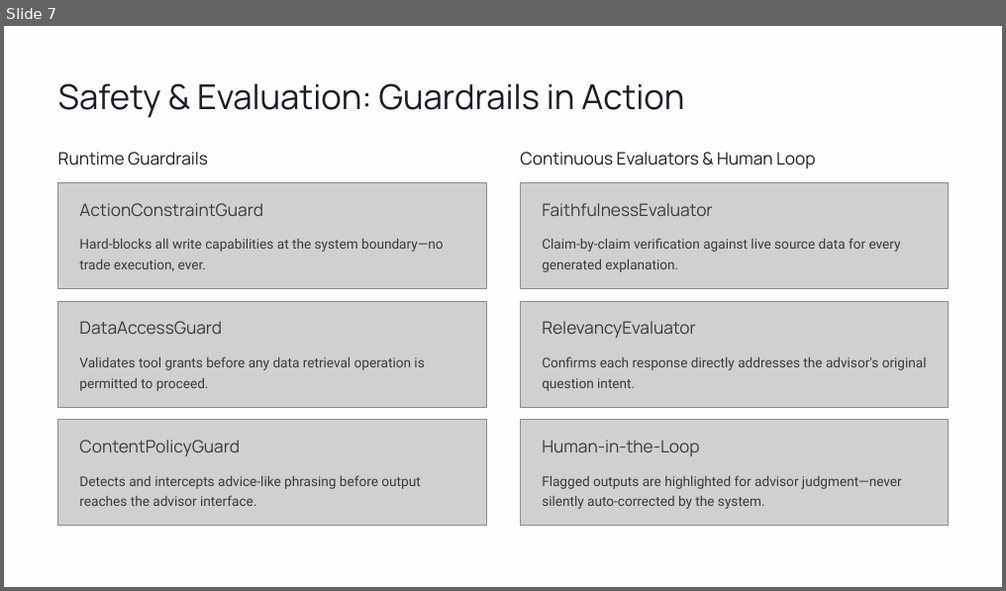
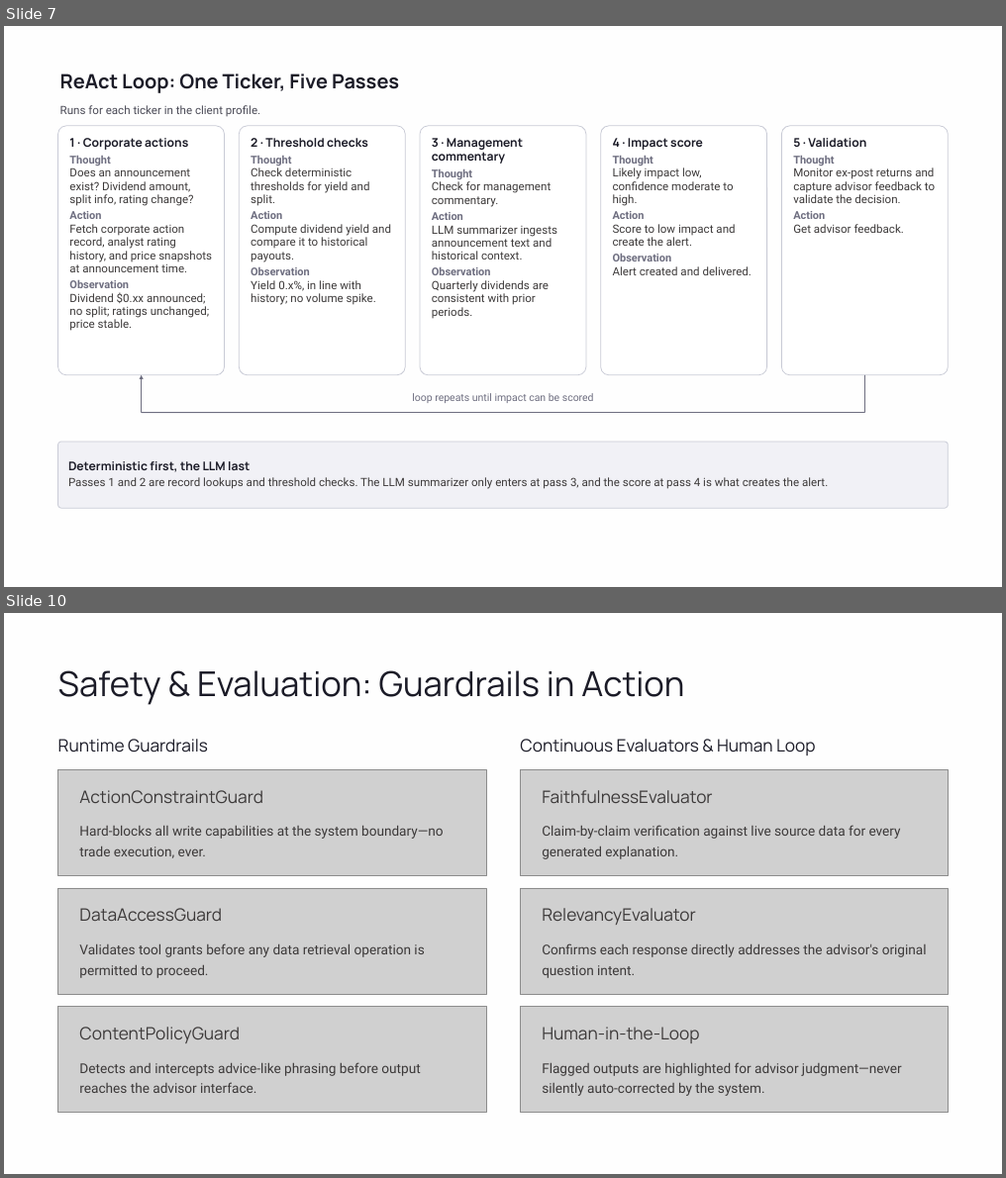
Before and after one commit to Irving0904/MarketForecastor, a slide deck: docs/market_forecaster_architecture.pptx. Shown one above the other, each under a label of ours: slide 7 before the commit, slides 7 and 10 after it; the slides between them are not shown. The pictures are 1006x591 and 1006x1178 pixels, drawn with LibreOffice and Linux fonts; fonts in the diff are those of the drawing; grey boxes stand for pictures. Boxes give left, top, right and bottom in pixels: in the first picture for what was removed or moved away, otherwise in the second. Text is boxed around its words. In the diff, an @@ line names an element or a change of style, - is before the commit and + after.

```diff
--- a/docs/market_forecaster_architecture.pptx
+++ b/docs/market_forecaster_architecture.pptx
@@ slide 7 added at <box>4,26,1002,587</box>, background #FFFFFF; not listed: 2 template elements that a slide beside it also shows @@
@@ text added at <box>60,74,399,93</box>, 19 pt, text #1B1B27, bold @@
+ReAct Loop: One Ticker, Five Passes
@@ text added at <box>60,105,260,116</box>, 11 pt, text #4A4A56 @@
+Runs for each ticker in the client profile.
@@ rounded rectangle added at <box>57,126,224,374</box>, fill #FFFFFF, outline #C9CBD6 0.75 pt, 11 pt, text #3C3939 @@
+1 · Corporate actions
+Thought
+Does an announcement exist? Dividend amount, split info, rating change?
+Action
+Fetch corporate action record, analyst rating history, and price snapshots at announcement time.
+Observation
+Dividend $0.xx announced; no split; ratings unchanged; price stable.
@@ rounded rectangle added at <box>239,126,405,374</box>, fill #FFFFFF, outline #C9CBD6 0.75 pt, 11 pt, text #3C3939 @@
+2 · Threshold checks
+Thought
+Check deterministic thresholds for yield and split.
+Action
+Compute dividend yield and compare it to historical payouts.
+Observation
+Yield 0.x%, in line with history; no volume spike.
@@ rounded rectangle added at <box>420,126,586,374</box>, fill #FFFFFF, outline #C9CBD6 0.75 pt, 11 pt, text #3C3939 @@
+3 · Management commentary
+Thought
+Check for management commentary.
+Action
+LLM summarizer ingests announcement text and historical context.
+Observation
+Quarterly dividends are consistent with prior periods.
@@ rounded rectangle added at <box>601,126,767,374</box>, fill #FFFFFF, outline #C9CBD6 0.75 pt, 11 pt, text #3C3939 @@
+4 · Impact score
+Thought
+Likely impact low, confidence moderate to high.
+Action
+Score to low impact and create the alert.
+Observation
+Alert created and delivered.
@@ rounded rectangle added at <box>782,126,948,374</box>, fill #FFFFFF, outline #C9CBD6 0.75 pt, 11 pt, text #3C3939 @@
+5 · Validation
+Thought
+Monitor ex-post returns and capture advisor feedback to validate the decision.
+Action
+Get advisor feedback.
@@ arrow added from (141, 413) to (141, 375), #6E6E80 0.75 pt @@
@@ line added from (865, 375) to (865, 413), #6E6E80 0.75 pt @@
@@ text added at <box>412,393,594,403</box>, 10 pt, text #6E6E80 @@
+loop repeats until impact can be scored
@@ line added from (865, 413) to (141, 413), #6E6E80 0.75 pt @@
@@ rounded rectangle added at <box>57,442,948,509</box>, fill #F1F1F6, outline #C9CBD6 0.75 pt, 11 pt, text #3C3939 @@
+Deterministic first, the LLM last
+Passes 1 and 2 are record lookups and threshold checks. The LLM summarizer only enters at pass 3, and the score at pass 4 is what creates the alert.
@@ what was slide 7 is now slide 10 @@
```
Also in this commit, not shown: 2 slides changed, 7 other slides added, 4 slides removed.
